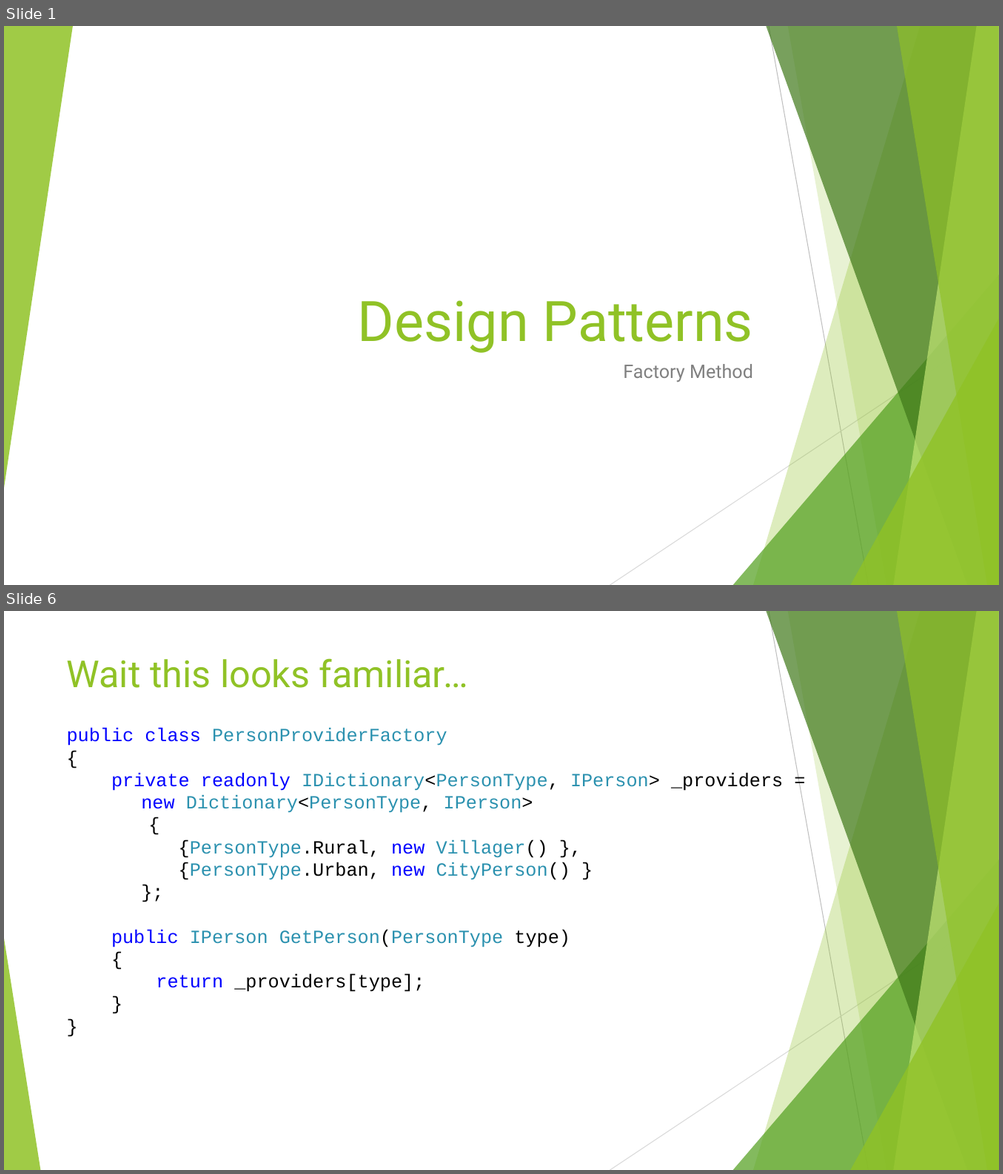
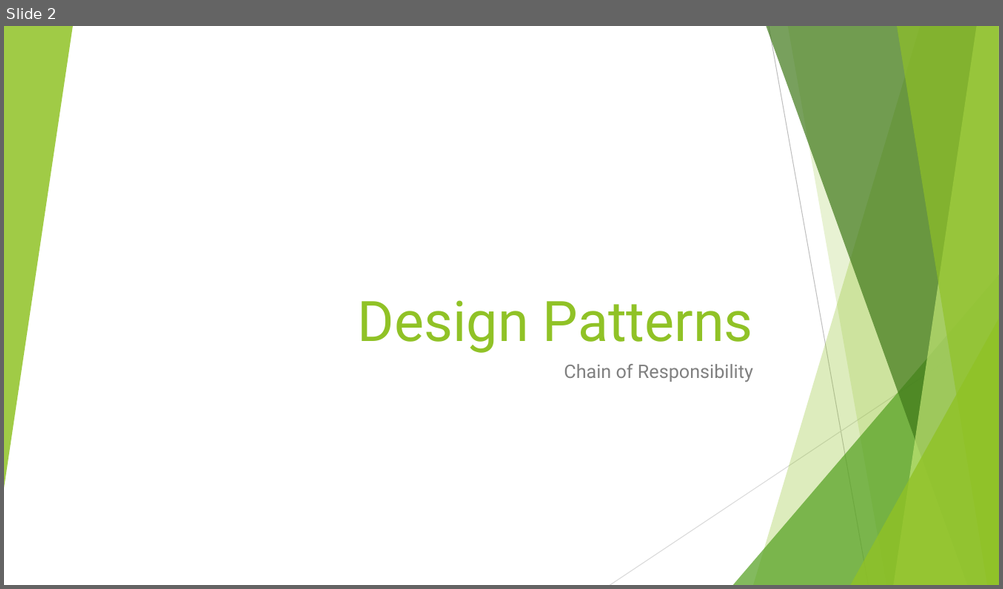
Before and after one commit to cmelende/Design-Patterns, a slide deck: Notes/Powerpoints/Chain Of Responsibility.pptx. Shown one above the other, each under a label of ours: slides 1 and 6 before the commit, slide 2 after it; the slides between them are not shown. The pictures are 1003x1174 and 1003x589 pixels, drawn with LibreOffice and Linux fonts; fonts in the diff are those of the drawing. Boxes give left, top, right and bottom in pixels: in the first picture for what was removed or moved away, otherwise in the second. Text is boxed around its words. In the diff, an @@ line names an element or a change of style, - is before the commit and + after.

```diff
--- a/Notes/Powerpoints/Chain Of Responsibility.pptx
+++ b/Notes/Powerpoints/Chain Of Responsibility.pptx
@@ slide 6 removed at (4,611,999,1170), background #FFFFFF; not listed: 9 template elements that a slide beside it also shows @@
@@ title removed at (67,658,468,688) @@
-Wait this looks familiar…
@@ text removed at (67,728,782,992) @@
-public class PersonProviderFactory
-{
-private readonly IDictionary<PersonType, IPerson> _providers =
-new Dictionary<PersonType, IPerson>
-{
-{PersonType.Rural, new Villager() },
-{PersonType.Urban, new CityPerson() }
-};
-public IPerson GetPerson(PersonType type)
-{
-return _providers[type];
-}
-}
@@ triangle removed at (4,939,40,1170) @@
@@ what was slide 1 is now slide 2 @@
@@ slide 2 changed as well @@
@@ subtitle at (563,364,753,383): text changed @@
-Factory Method
+Chain of Responsibility
```
Also in this commit, not shown: 2 other slides changed, 2 slides added, 3 other slides removed.
